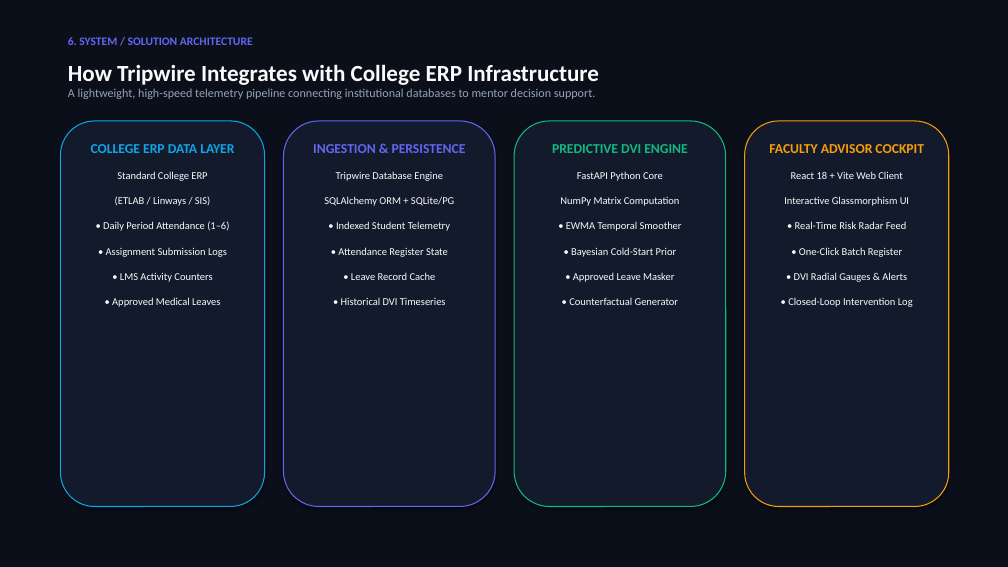
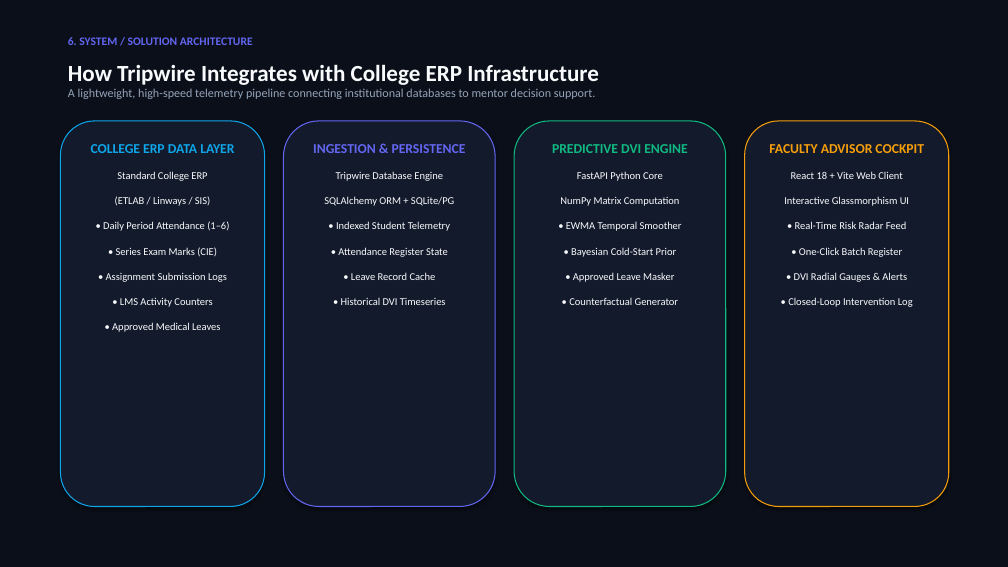
Before and after one commit to sreehari3993-glitch/-tripwire, a slide deck: slide 8 of TRIPWIRE_PITCH_DECK.pptx (slide 7 before the commit). Drawn at 1008x567 pixels with LibreOffice and Linux fonts; fonts in the diff are those of the drawing. Boxes give left, top, right and bottom in pixels: in the first picture for what was removed or moved away, otherwise in the second. Text is boxed around its words. In the diff, an @@ line names an element or a change of style, - is before the commit and + after.

Commit message:
feat: add series exam mark threshold (45%) and 30/30/30/10 DVI weight configuration

```diff
--- a/TRIPWIRE_PITCH_DECK.pptx
+++ b/TRIPWIRE_PITCH_DECK.pptx
@@ text at [116, 247, 217, 257]: paragraph added @@
+• Series Exam Marks (CIE)
```
Also in this commit, not shown: 9 other slides changed, 2 slides added, 25 other files.
